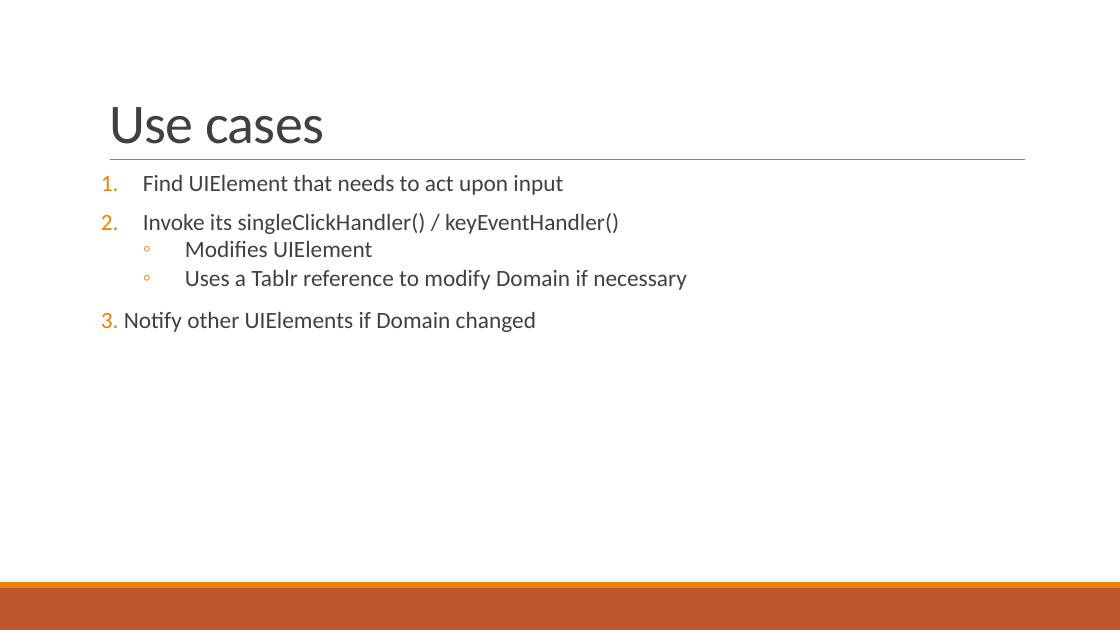
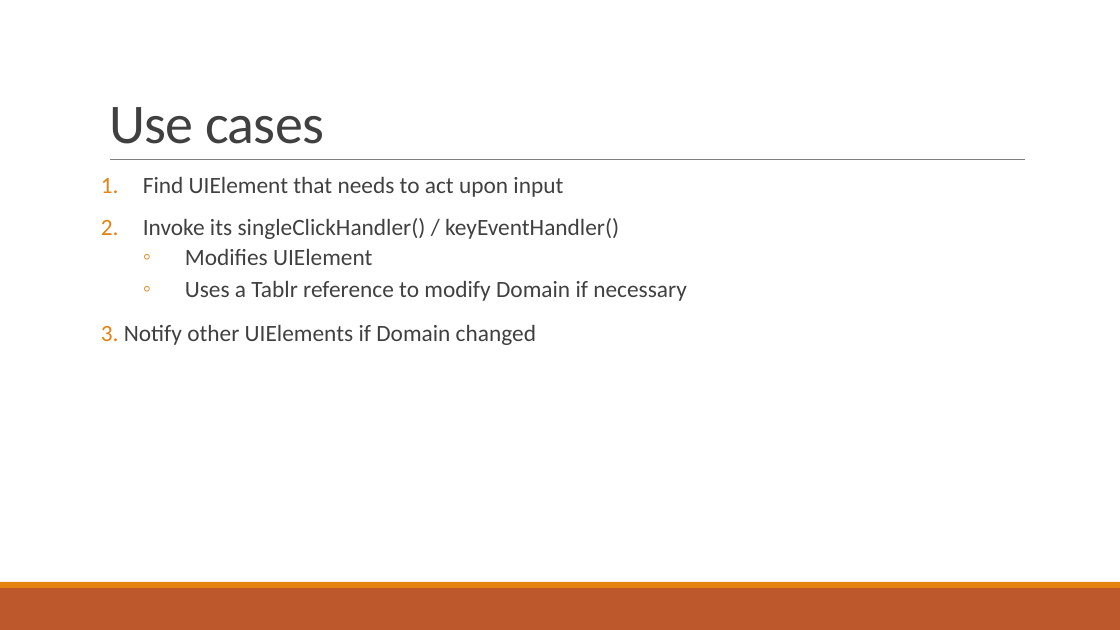
Before and after one commit to IgnaceBleukx/Software-Ontwerp, a slide deck: slide 23 of Presentaties/Iteration2.pptx. Drawn at 1120x630 pixels with LibreOffice and Linux fonts; fonts in the diff are those of the drawing. Boxes give left, top, right and bottom in pixels: in the first picture for what was removed or moved away, otherwise in the second. Text is boxed around its words. In the diff, an @@ line names an element or a change of style, - is before the commit and + after.

```diff
--- a/Presentaties/Iteration2.pptx
+++ b/Presentaties/Iteration2.pptx
@@ text "Find UIElement that needs to ..." at [124, 177, 687, 345]: line spacing 0.8 to 0.9 @@
```
Also in this commit, not shown: 2 other slides changed.
